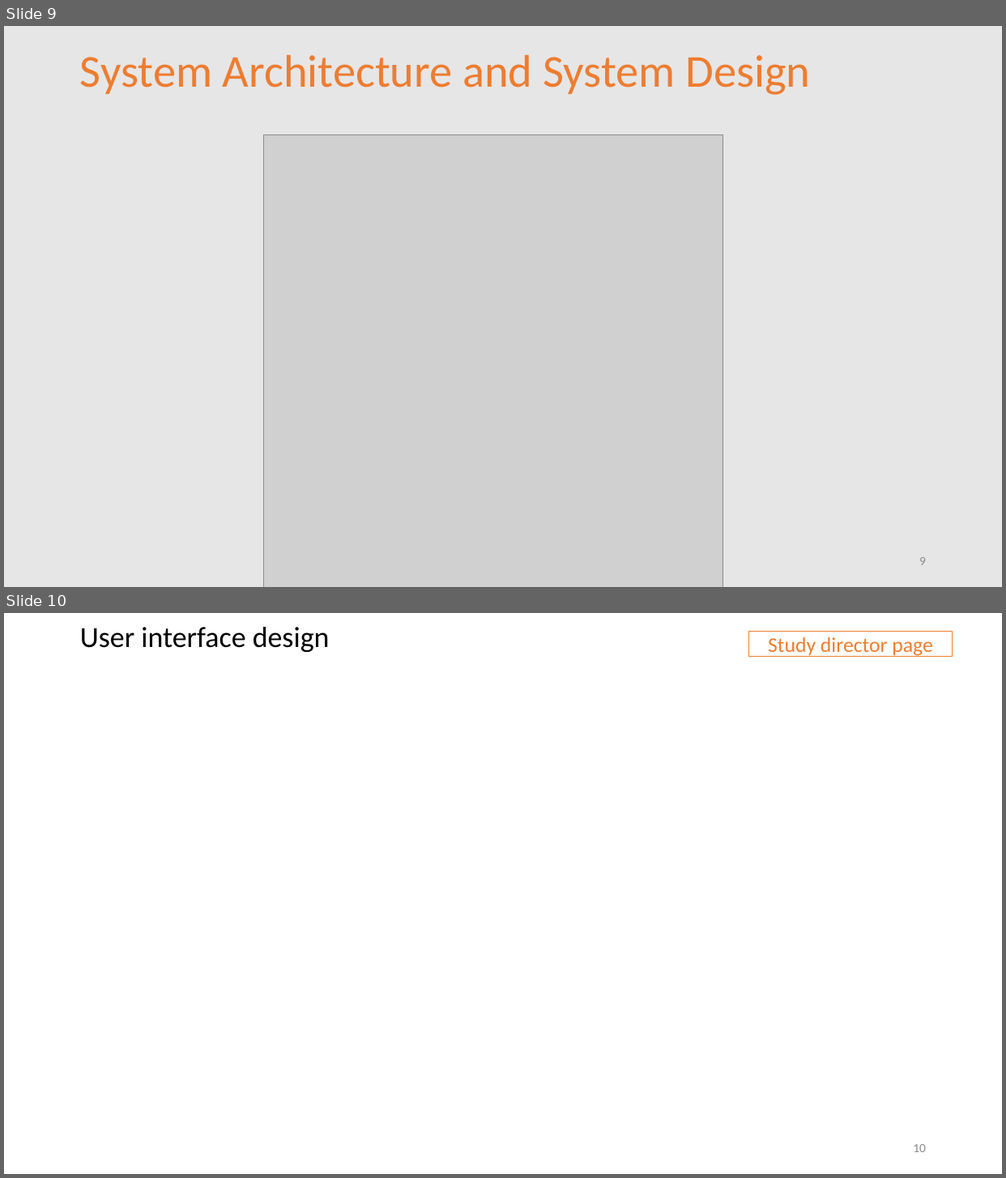
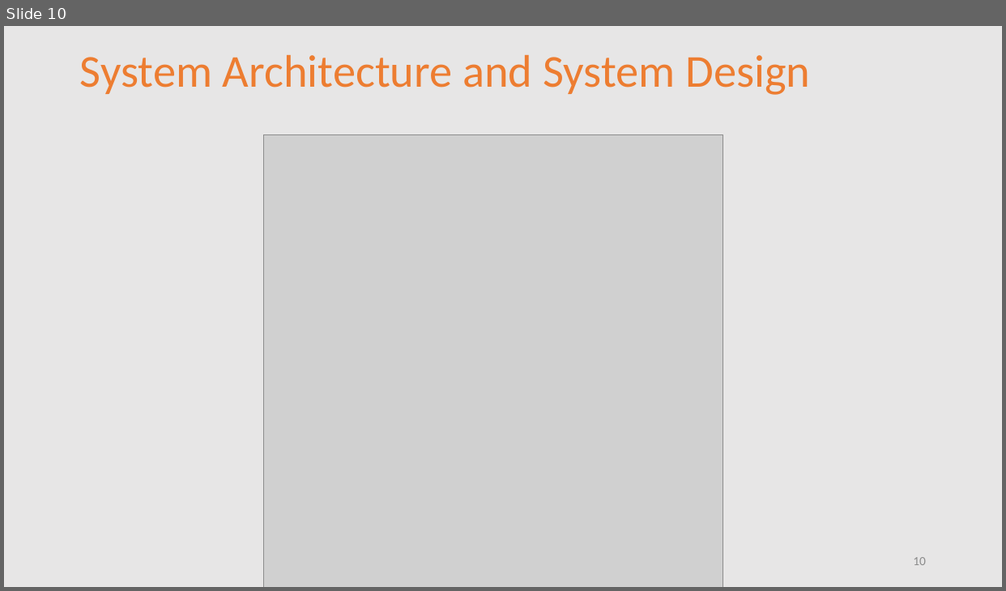
Before and after one commit to kristya-art/cleanIt, a slide deck: report/PresentationCleanIt.pptx. Shown one above the other, each under a label of ours: slides 9 and 10 before the commit, slide 10 after it. The pictures are 1006x1178 and 1006x591 pixels, drawn with LibreOffice and Linux fonts; fonts in the diff are those of the drawing; grey boxes stand for pictures; background and template pictures are left out. Boxes give left, top, right and bottom in pixels: in the first picture for what was removed or moved away, otherwise in the second. Text is boxed around its words. In the diff, an @@ line names an element or a change of style, - is before the commit and + after.

```diff
--- a/report/PresentationCleanIt.pptx
+++ b/report/PresentationCleanIt.pptx
@@ slide 10 removed at bbox=[4, 613, 1002, 1174], background picture (left out) @@
@@ title removed at bbox=[80, 627, 330, 652] @@
-User interface design
@@ rectangle removed at bbox=[749, 631, 953, 657] @@
-Study director page
@@ page number removed at bbox=[913, 1144, 926, 1152] @@
-10
@@ what was slide 9 is now slide 10 @@
@@ page number at bbox=[913, 557, 926, 565]: text changed @@
-9
+10
```
Also in this commit, not shown: 6 slides changed, 2 slides added, 1 other slide removed, 11 other files.
